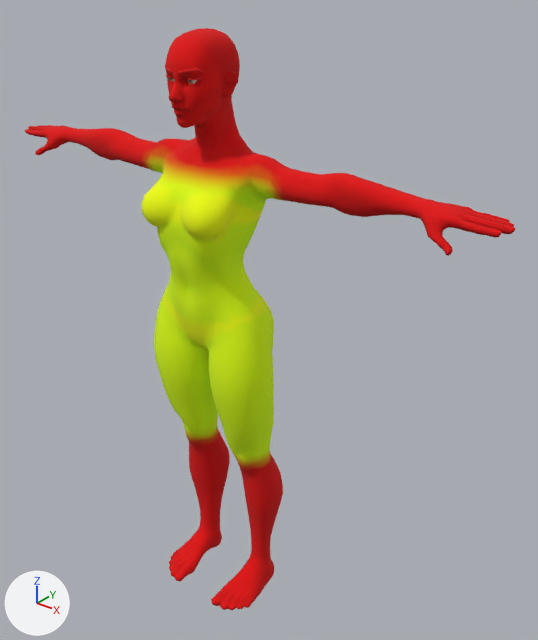
The glTF model footsteps-web/public/avatar/body_female.glb as it was, and as the next commit left it.
One viewpoint serves both versions: a 50 mm lens placed at (1.356, -1.421, 1.922), pointed at (0.105, 0.142, 0.953). Every picture has the same lights, and +X, +Y and +Z are marked at lower left. The first picture is the older version. Vertices at exactly the same position are counted once.

The first picture shows 'body' and 2 more.
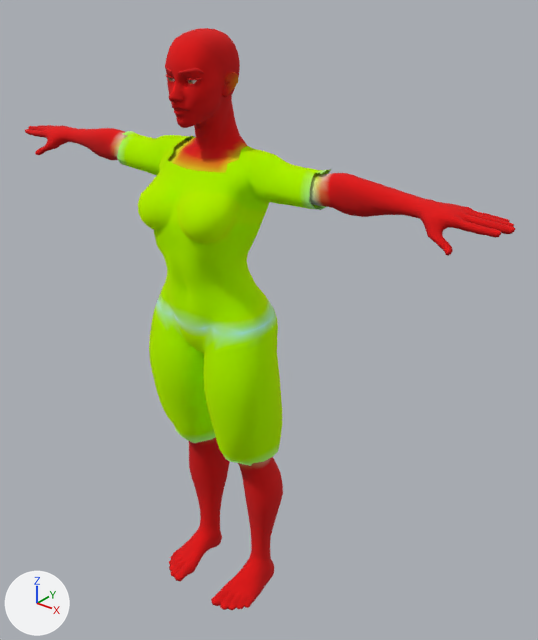
Where the change shows, as pixel boxes [x1, y1, x2, y2] in the pictures (538 x 640 px):
'garment', added (green): after [117, 131, 331, 466]
part 1 of me_body, edited (looks the same): [111, 68, 333, 470] in both
part 2 of me_body, recoloured: before [150, 157, 276, 353]
part 3 of me_body, recoloured: [110, 72, 334, 470] in both
part 4 of me_body, recoloured: before [114, 139, 323, 206]; after [114, 152, 323, 206]
part 5 of me_body, recoloured: [114, 135, 331, 202] in both
part 6 of me_body, recoloured (green): before [158, 294, 274, 466]

The change, as a list of edits to the scene's bpy script:
```text
Add mat_garment:
    mat_garment = bpy.data.materials.new('garment')
    mat_garment.use_nodes = True; mat_garment.node_tree.nodes.clear()
    _N = mat_garment.node_tree.nodes; _L = mat_garment.node_tree.links
    n0 = _N.new('ShaderNodeBsdfPrincipled'); n0.name = 'Principled BSDF'
    n0.inputs[1].default_value = 1.0  # 'Metallic'
    n0.inputs[2].default_value = 1.0  # 'Roughness'
    n1 = _N.new('ShaderNodeOutputMaterial'); n1.name = 'Material Output'
    n2 = _N.new('ShaderNodeVertexColor'); n2.name = 'Color Attribute'
    _L.new(n0.outputs[0], n1.inputs[0])  # 'BSDF' to 'Surface'
    _L.new(n2.outputs[0], n0.inputs[0])  # 'Color' to 'Base Color'
Change me_body:
    where me_body.from_pydata(...)  # 6408 vertices, 12812 faces; spans x -0.83..0.83, y -0.14..0.16, z -0.01..1.77
    used by ob_body; location = (0.0, 0.0, 0.0)
    me_body part 1: 325 faces centred in x -0.39..0.39, y -0.01..0.11, z 0.49..1.68 are repainted in the vertex colours; the middle colour goes from red #cd0000 to red #cd1c00
    me_body part 2: 270 faces centred in x -0.22..0.22, y -0.09..0.16, z 0.95..1.41 are repainted in the vertex colours; the middle colour goes from yellow #dbed00 to green #dbff00
    me_body part 3: 360 faces centred in x -0.39..0.39, y -0.04..0.12, z 0.49..1.67 are repainted in the vertex colours; the middle colour goes from red #d30000 to orange #d36000
    me_body part 4: 283 faces centred in x -0.36..0.36, y -0.02..0.11, z 1.36..1.47 are repainted in the vertex colours; the middle colour goes from red #d60000 to green #d6ff00
    me_body part 5: 351 faces centred in x -0.36..0.36, y -0.05..0.13, z 1.41..1.48 are repainted in the vertex colours; the middle colour goes from red #df0000 to yellow #dfff00
    me_body part 6: 333 faces centred in x -0.18..0.18, y -0.09..0.16, z 0.53..1.04 are repainted in the vertex colours; the middle colour goes from green #d9ff00 to green #d9ffb6
Add me_garment:
    me_garment.from_pydata(...)  # 1649 vertices, 3198 faces; spans x -0.358..0.358, y -0.15..0.174, z 0.525..1.485
    me_garment.materials.append(mat_garment)
Add ob_garment:
    ob_garment = bpy.data.objects.new('garment', me_garment)
    ob_garment.location = (0.0, 0.0, 0.0)
```
